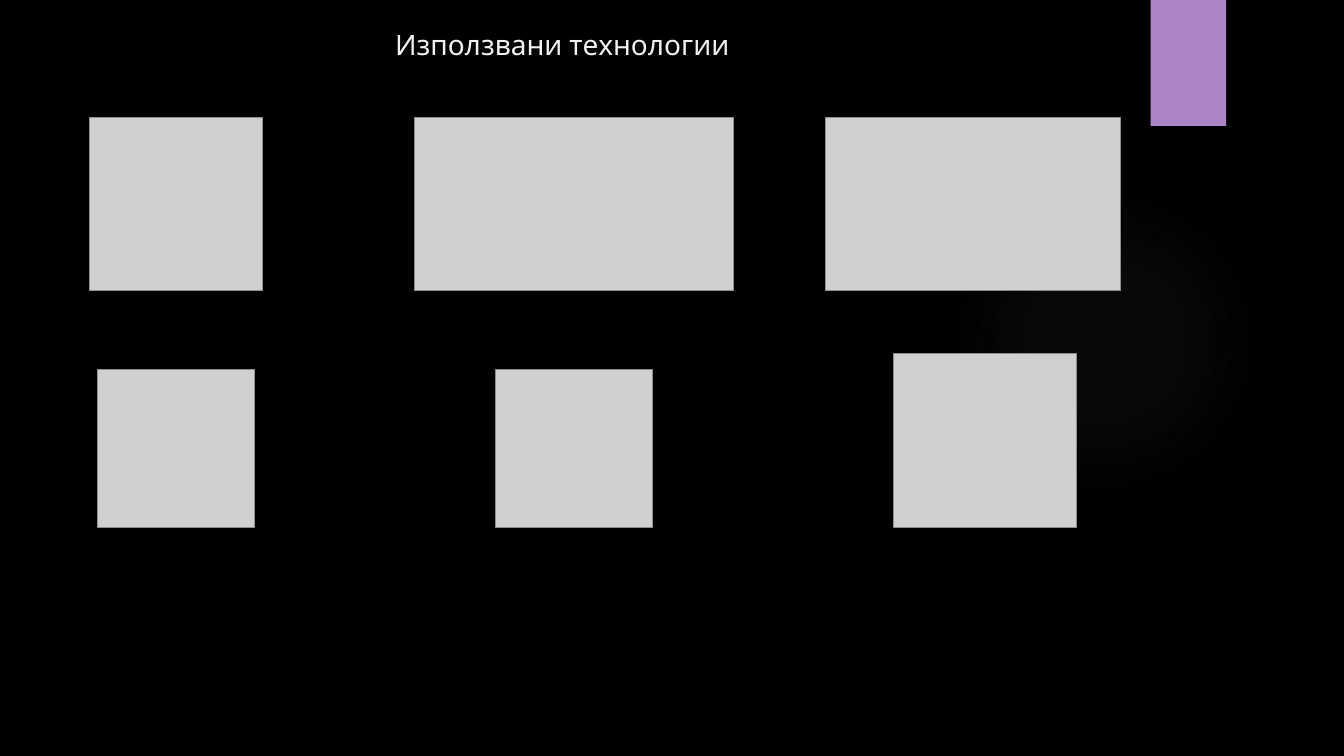
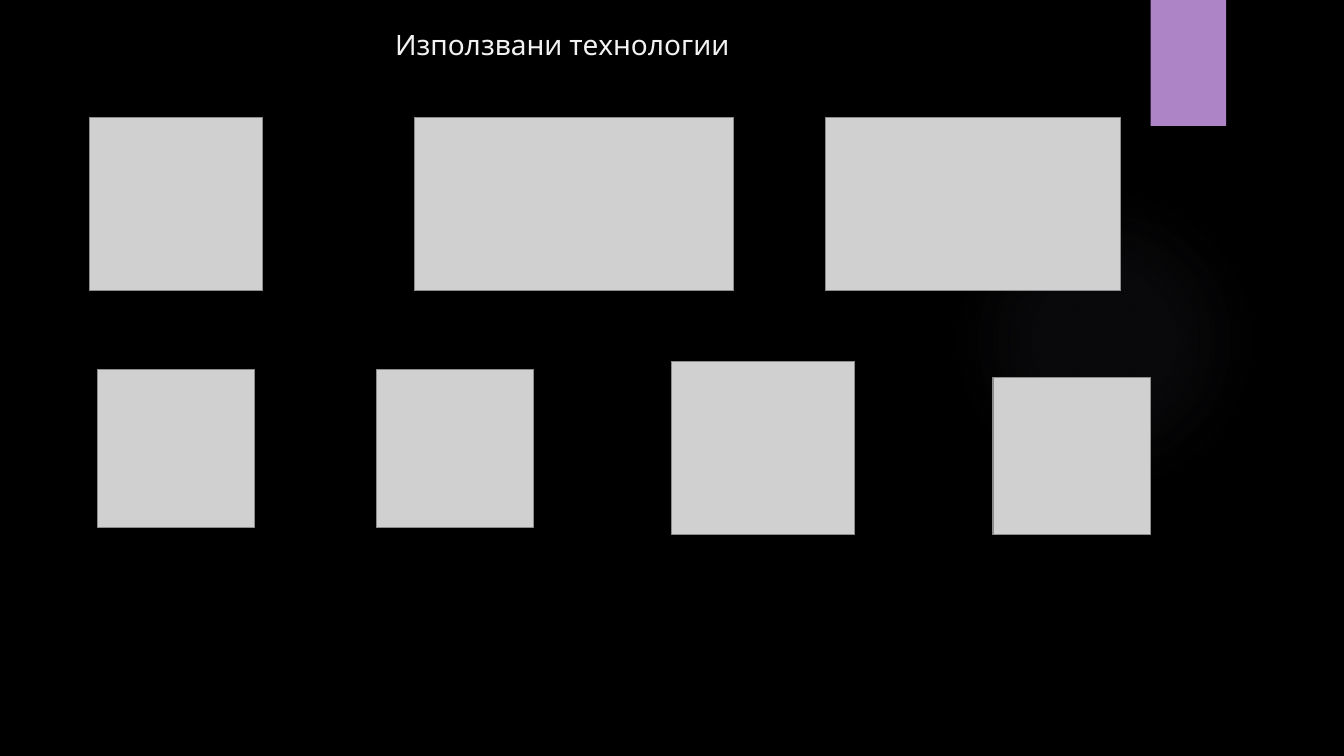
Before and after one commit to MMShavov22/Project-Robotics, a slide deck: slide 6 of documentation/Presentation.pptx. Drawn at 1344x756 pixels with LibreOffice and Linux fonts; fonts in the diff are those of the drawing; grey boxes stand for pictures; background and template pictures are left out. Boxes give left, top, right and bottom in pixels: in the first picture for what was removed or moved away, otherwise in the second. Text is boxed around its words. In the diff, an @@ line names an element or a change of style, - is before the commit and + after.

Commit message:
Final touches to the presentation

```diff
--- a/documentation/Presentation.pptx
+++ b/documentation/Presentation.pptx
@@ picture: place and size @@
-picture at [495,370,652,527]
+picture at [376,370,533,527]
@@ picture: place and size @@
-picture at [893,354,1076,527]
+picture at [673,361,855,534]
@@ picture added at [993,377,1150,534] @@
```
